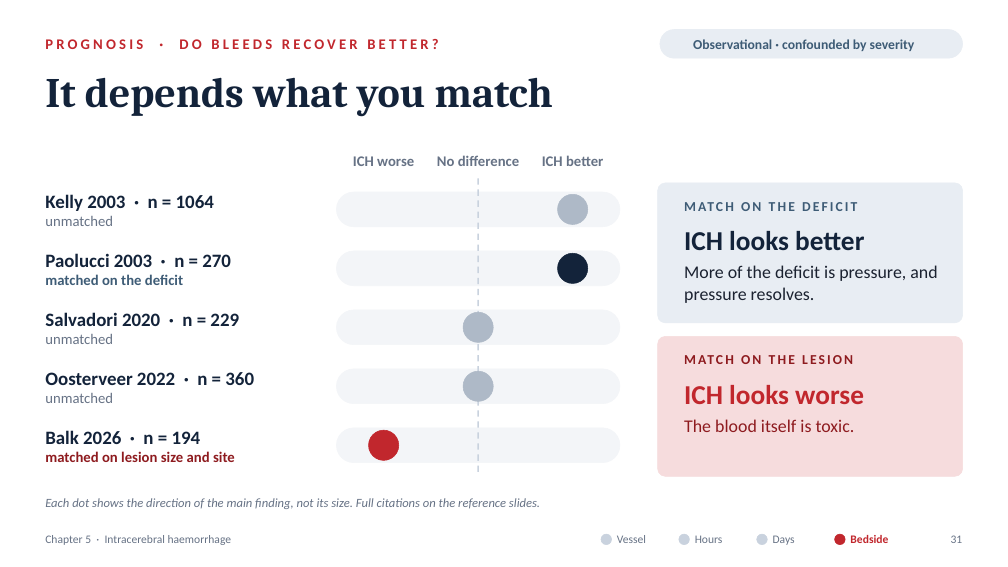
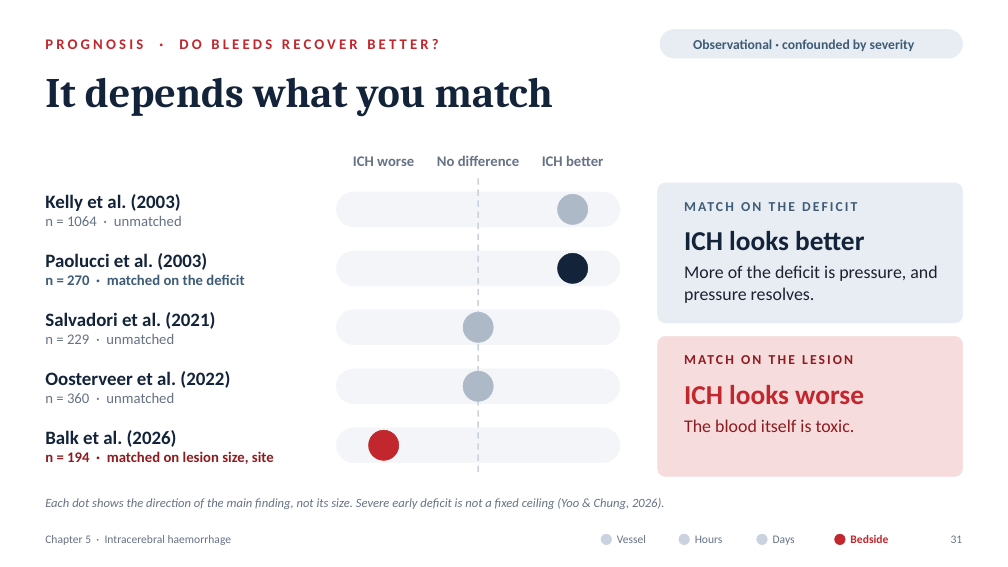
Before and after one commit to fredtom1/fred-Tom-, a slide deck: slide 31 of Chapter5_ICH_Pathophysiology.pptx. Drawn at 1008x567 pixels with LibreOffice and Linux fonts; fonts in the diff are those of the drawing; background and template pictures are left out. Boxes give left, top, right and bottom in pixels: in the first picture for what was removed or moved away, otherwise in the second. Text is boxed around its words. In the diff, an @@ line names an element or a change of style, - is before the commit and + after.

```diff
--- a/Chapter5_ICH_Pathophysiology.pptx
+++ b/Chapter5_ICH_Pathophysiology.pptx
@@ text at box(45, 194, 182, 226): text changed @@
-Kelly 2003 · n = 1064
-unmatched
+Kelly et al. (2003)
+n = 1064 · unmatched
@@ text at box(45, 253, 244, 285): text changed @@
-Paolucci 2003 · n = 270
-matched on the deficit
+Paolucci et al. (2003)
+n = 270 · matched on the deficit
@@ text at box(45, 312, 215, 344): text changed @@
-Salvadori 2020 · n = 229
-unmatched
+Salvadori et al. (2021)
+n = 229 · unmatched
@@ text at box(45, 371, 230, 403): text changed @@
-Oosterveer 2022 · n = 360
-unmatched
+Oosterveer et al. (2022)
+n = 360 · unmatched
@@ text at box(45, 430, 274, 464): text changed @@
-Balk 2026 · n = 194
-matched on lesion size and site
+Balk et al. (2026)
+n = 194 · matched on lesion size, site
@@ text at box(45, 498, 664, 509): text changed @@
-Each dot shows the direction of the main finding, not its size. Full citations on the reference slides.
+Each dot shows the direction of the main finding, not its size. Severe early deficit is not a fixed ceiling (Yoo & Chung, 2026).
```
Also in this commit, not shown: 28 other slides changed, 4 slides added, 2 slides removed, 15 other files.
